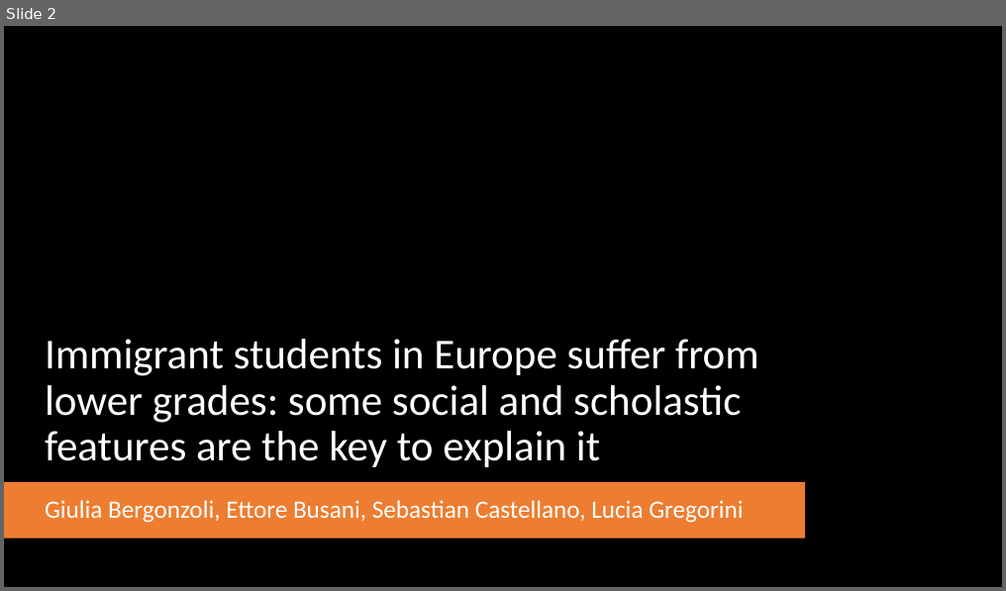
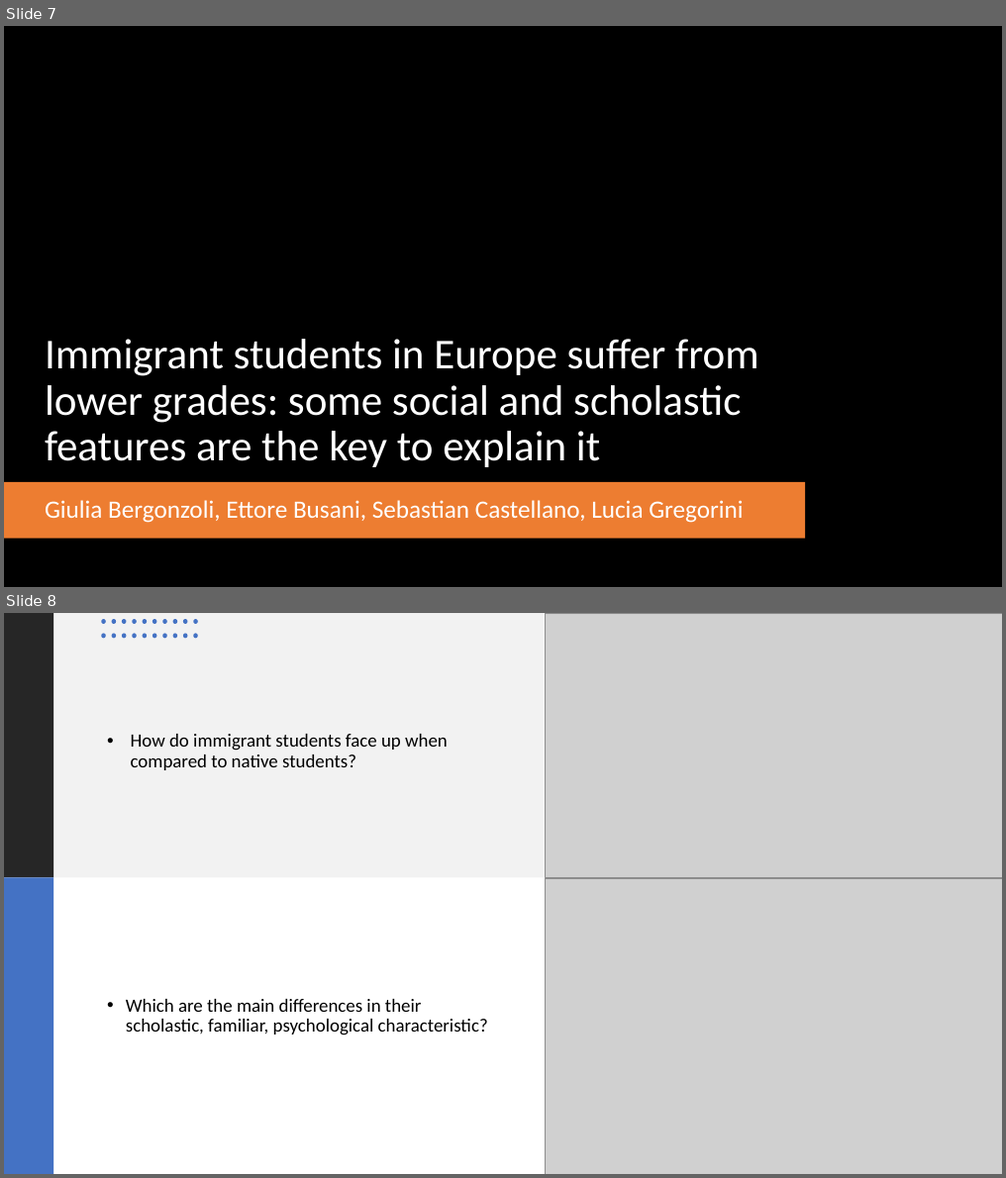
Before and after one commit to SebastianCastellano/Applied-Statistics-Project, a slide deck: Presentations/Pitch for 25.07/Pitch 25.07 - Immigrant students in Europe.pptx. Shown one above the other, each under a label of ours: slide 2 before the commit, slides 7 and 8 after it. The pictures are 1006x591 and 1006x1178 pixels, drawn with LibreOffice and Linux fonts; fonts in the diff are those of the drawing; grey boxes stand for pictures; background and template pictures are left out. Boxes give left, top, right and bottom in pixels: in the first picture for what was removed or moved away, otherwise in the second. Text is boxed around its words. In the diff, an @@ line names an element or a change of style, - is before the commit and + after.

Commit message:
Updated Speed presentation
Presentations + pictures used

```diff
--- a/Presentations/Pitch for 25.07/Pitch 25.07 - Immigrant students in Europe.pptx
+++ b/Presentations/Pitch for 25.07/Pitch 25.07 - Immigrant students in Europe.pptx
@@ slide 8 added at (4,613,1002,1174), background #FFFFFF @@
@@ rectangle added at (4,613,545,878), fill #F2F2F2 @@
@@ rectangle added at (4,613,54,878), fill #262626 @@
@@ group added at (101,619,198,638): 20 ellipses @@
@@ picture added at (546,613,1002,878) @@
@@ title added at (131,734,448,770), 18 pt, text #000000 @@
+• How do immigrant students face up when compared to native students?
@@ rectangle added at (4,878,54,1174), fill #4472C4 @@
@@ picture added at (546,878,1002,1174) @@
@@ text added at (126,999,488,1036), 18 pt, text #000000 @@
+• Which are the main differences in their scholastic, familiar, psychological characteristic?
@@ what was slide 2 is now slide 7 @@
```
Also in this commit, not shown: 1 slide changed, 4 other slides added, 8 other files.
